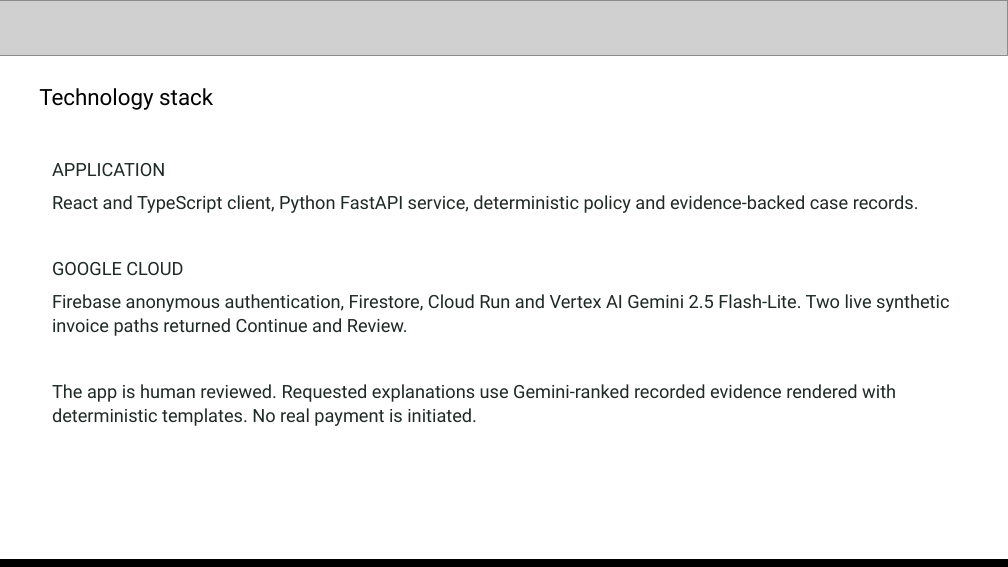
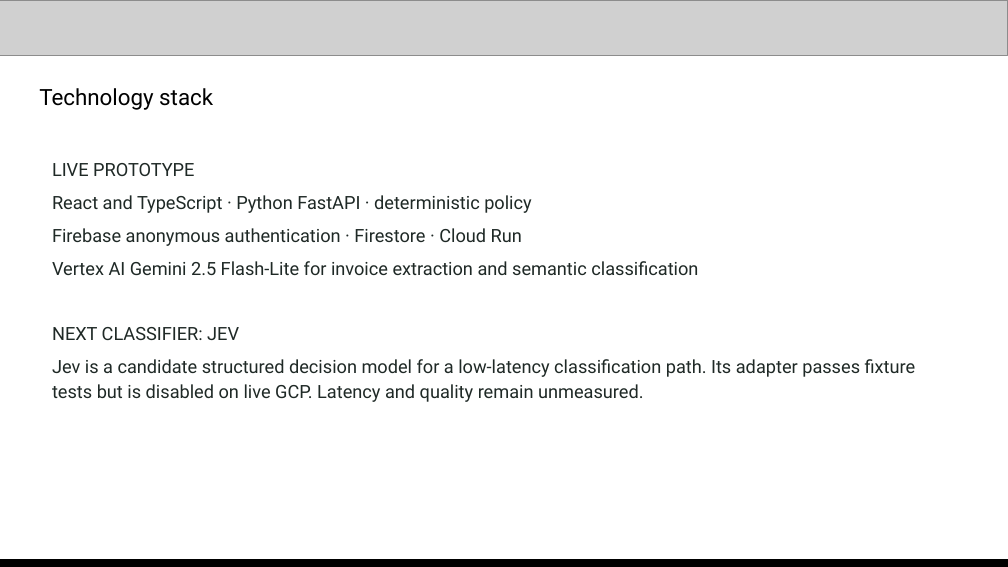
Before and after one commit to NikhilBudaniya/scamshield, a slide deck: slide 8 of artifacts/scamshield-hack2skill-submission.pptx (slide 9 before the commit). Drawn at 1008x567 pixels with LibreOffice and Linux fonts; fonts in the diff are those of the drawing; grey boxes stand for pictures. Boxes give left, top, right and bottom in pixels: in the first picture for what was removed or moved away, otherwise in the second. Text is boxed around its words. In the diff, an @@ line names an element or a change of style, - is before the commit and + after.

Commit message:
Strengthen hybrid fraud pitch with sourced invoice fraud figures

```diff
--- a/artifacts/scamshield-hack2skill-submission.pptx
+++ b/artifacts/scamshield-hack2skill-submission.pptx
@@ text at bbox=[52, 163, 916, 402]: text changed @@
-APPLICATION
-React and TypeScript client, Python FastAPI service, deterministic policy and evidence-backed case records.
-GOOGLE CLOUD
-Firebase anonymous authentication, Firestore, Cloud Run and Vertex AI Gemini 2.5 Flash-Lite. Two live synthetic invoice paths returned Continue and Review.
-The app is human reviewed. Requested explanations use Gemini-ranked recorded evidence rendered with deterministic templates. No real payment is initiated.
+LIVE PROTOTYPE
+React and TypeScript · Python FastAPI · deterministic policy
+Firebase anonymous authentication · Firestore · Cloud Run
+Vertex AI Gemini 2.5 Flash-Lite for invoice extraction and semantic classification
+NEXT CLASSIFIER: JEV
+Jev is a candidate structured decision model for a low-latency classification path. Its adapter passes fixture tests but is disabled on live GCP. Latency and quality remain unmeasured.
```
Also in this commit, not shown: 7 other slides changed, 2 slides added, 4 slides removed, 3 other files.
